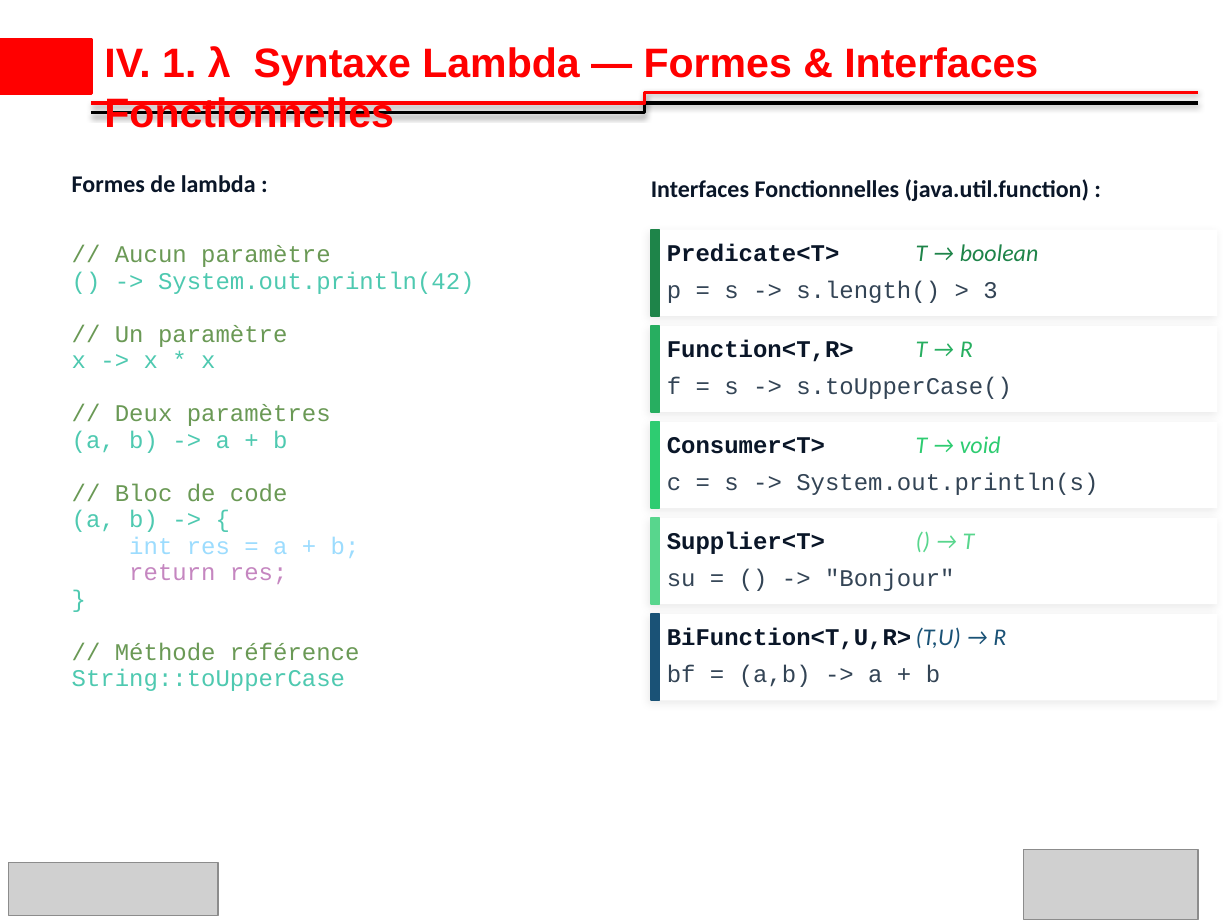
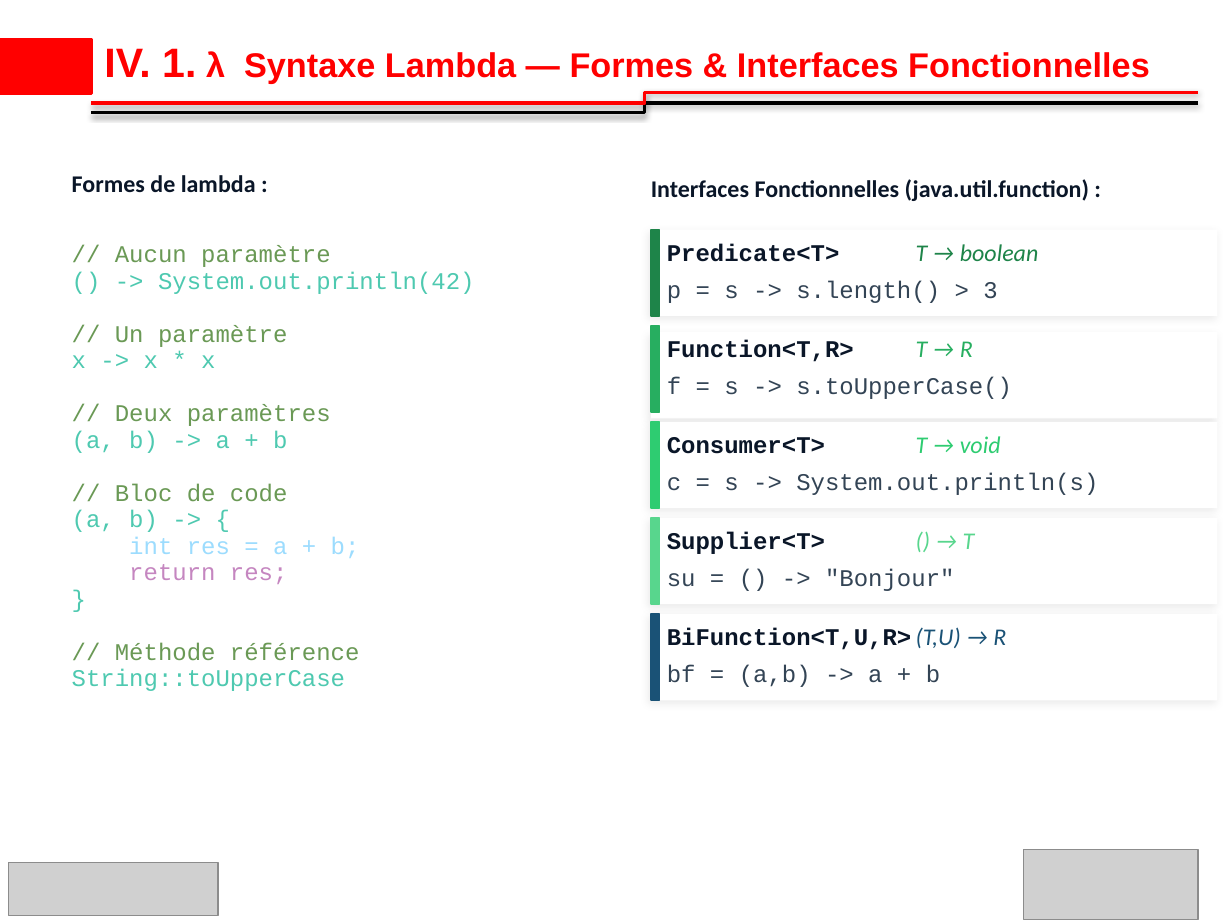
Before and after one commit to ibrahimsava/Osis-training-in-java, a slide deck: slide 14 of osis_presentation_Ibrahim_SAVADOGO_S3.pptx. Drawn at 1232x924 pixels with LibreOffice and Linux fonts; fonts in the diff are those of the drawing; grey boxes stand for pictures; background and template pictures are left out. Boxes give left, top, right and bottom in pixels: in the first picture for what was removed or moved away, otherwise in the second. Text is boxed around its words. In the diff, an @@ line names an element or a change of style, - is before the commit and + after.

```diff
--- a/osis_presentation_Ibrahim_SAVADOGO_S3.pptx
+++ b/osis_presentation_Ibrahim_SAVADOGO_S3.pptx
@@ title "IV. 1. λ Syntaxe Lambda ..." at bbox=[104, 48, 1150, 84]: size 24 to 20 pt @@
@@ rectangle: place and size @@
-rectangle at bbox=[650, 325, 1217, 411]
+rectangle at bbox=[650, 333, 1217, 419]
```
Also in this commit, not shown: 4 other slides changed, 5 other files.
